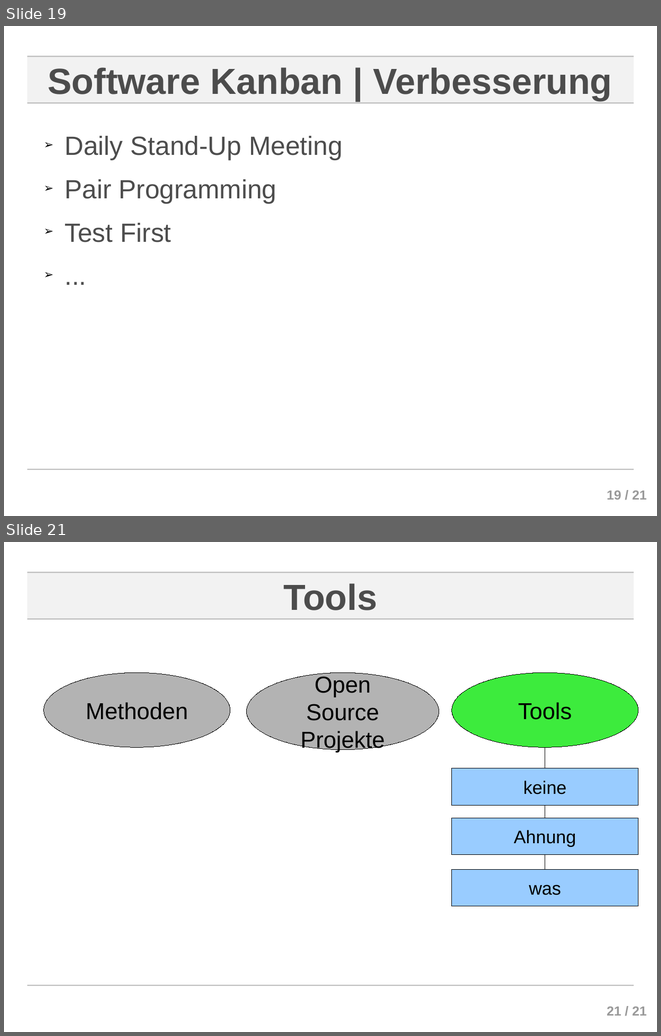
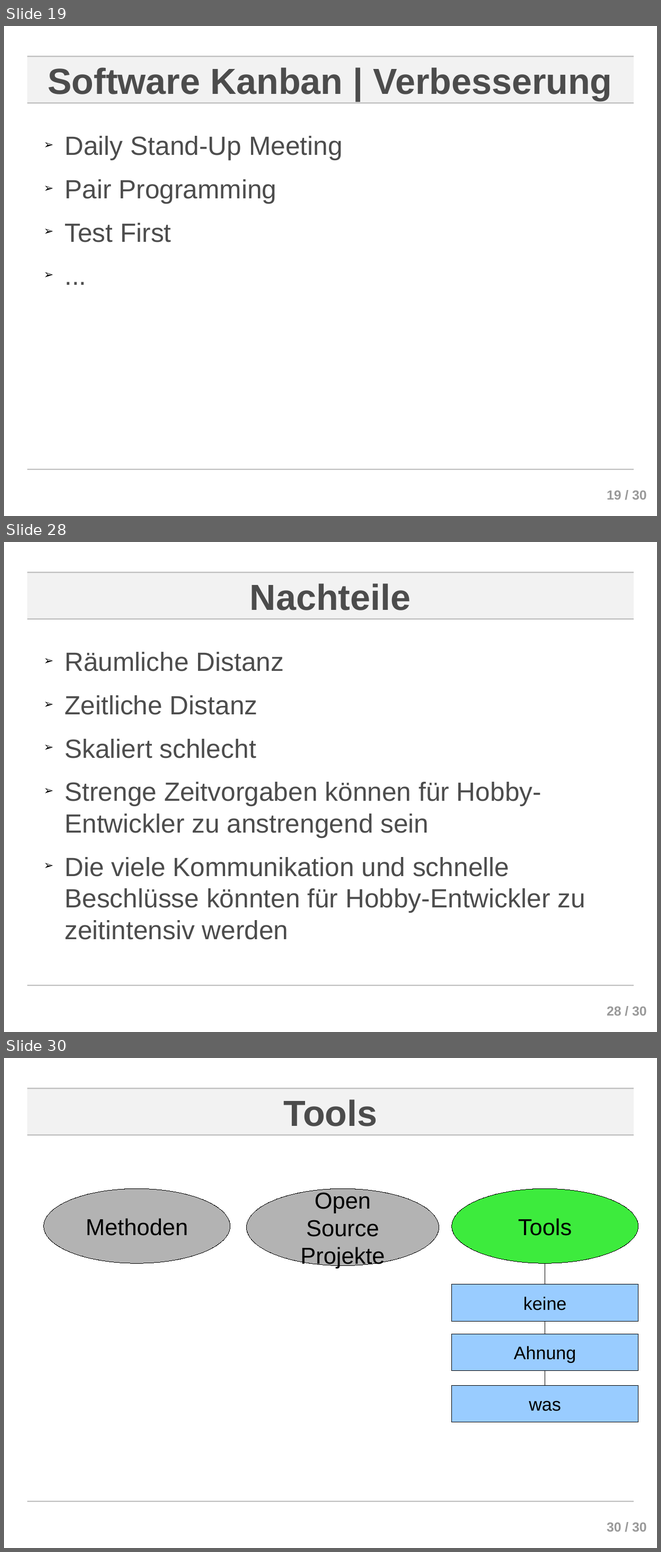
Before and after one commit to ChornHulio/sweSeminar, a slide deck: presentation/Agile Softwareentwicklung.odp. Shown one above the other, each under a label of ours: slides 19 and 21 before the commit, slides 19, 28 and 30 after it; the slides between them are not shown. The pictures are 661x1036 and 661x1552 pixels, drawn with LibreOffice and Linux fonts; fonts in the diff are those of the drawing; background and template pictures are left out. Boxes give left, top, right and bottom in pixels: in the first picture for what was removed or moved away, otherwise in the second. Text is boxed around its words. In the diff, an @@ line names an element or a change of style, - is before the commit and + after.

```diff
--- a/presentation/Agile Softwareentwicklung.odp
+++ b/presentation/Agile Softwareentwicklung.odp
@@ slide 28 added at box(4, 542, 657, 1032), background #FFFFFF; not listed: 5 template elements that a slide beside it also shows @@
@@ title added at box(250, 583, 411, 610), 44 pt, text #4C4C4C, bold @@
+Nachteile
@@ text added at box(64, 652, 585, 940), 32 pt, text #4C4C4C @@
+➢ Räumliche Distanz
+➢ Zeitliche Distanz
+➢ Skaliert schlecht
+➢ Strenge Zeitvorgaben können für Hobby-Entwickler zu anstrengend sein
+➢ Die viele Kommunikation und schnelle Beschlüsse könnten für Hobby-Entwickler zu zeitintensiv werden
@@ page number at box(607, 490, 647, 499): text changed @@
-19 / 21
+19 / 30
@@ what was slide 21 is now slide 30 @@
@@ page number at box(607, 1522, 647, 1531): text changed @@
-21 / 21
+30 / 30
```
Also in this commit, not shown: 1 slide changed, 8 other slides added.
